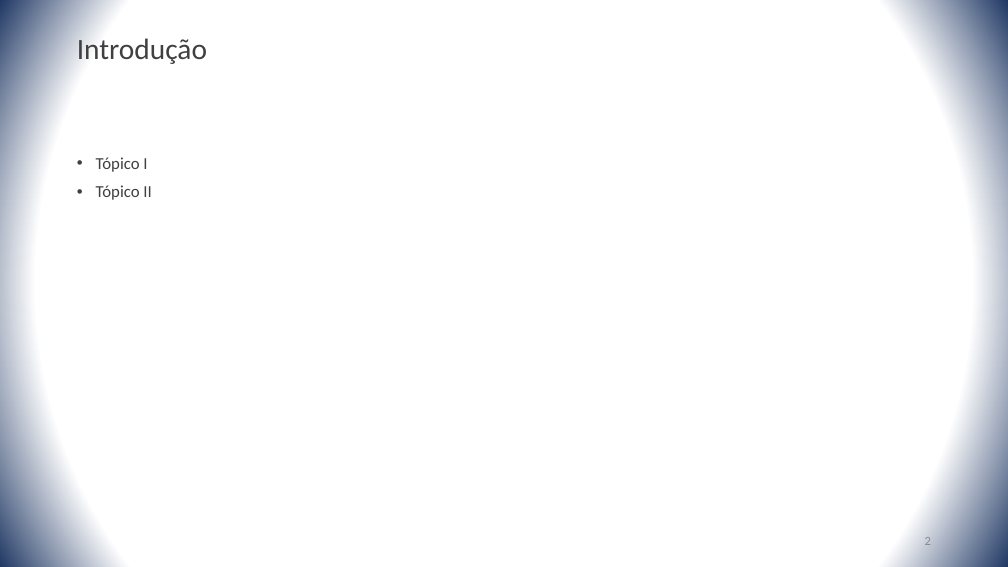
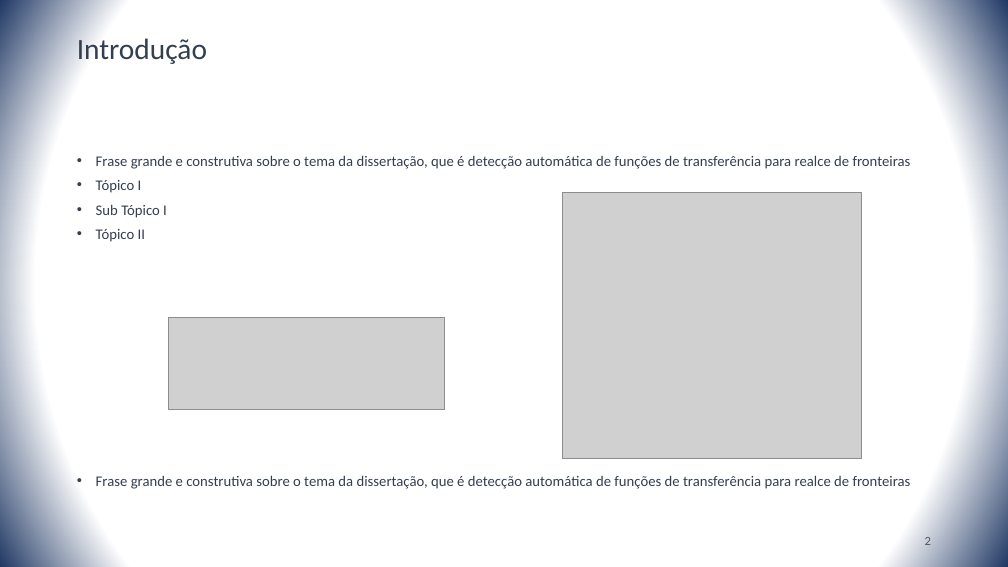
Before and after one commit to rustanitu/atfgtex, a slide deck: slide 2 of presentation/presentation.pptx. Drawn at 1008x567 pixels with LibreOffice and Linux fonts; fonts in the diff are those of the drawing; grey boxes stand for pictures. Boxes give left, top, right and bottom in pixels: in the first picture for what was removed or moved away, otherwise in the second. Text is boxed around its words. In the diff, an @@ line names an element or a change of style, - is before the commit and + after.

```diff
--- a/presentation/presentation.pptx
+++ b/presentation/presentation.pptx
@@ title "Introdução" at [77, 34, 207, 64]: text colour #404040 to #333F50 @@
@@ text at [96, 155, 911, 169]: paragraph added @@
+• Frase grande e construtiva sobre o tema da dissertação, que é detecção automática de funções de transferência para realce de fronteiras
@@ text at [96, 204, 167, 218]: paragraph added @@
+• Sub Tópico I
@@ text at [96, 180, 145, 242]: size 16 to 14 pt, text colour #404040 to #333F50 in "Tópico I", "Tópico II"; line spacing 0.9 to 0.8 @@
@@ picture added at [563, 193, 862, 458] @@
@@ picture added at [169, 318, 445, 410] @@
@@ text at [96, 475, 911, 489]: paragraph added @@
+• Frase grande e construtiva sobre o tema da dissertação, que é detecção automática de funções de transferência para realce de fronteiras
@@ page number at [925, 537, 931, 545]: text colour #8C8C8C to #595959 @@
```
Also in this commit, not shown: 1 other slide changed, 2 slides added.
